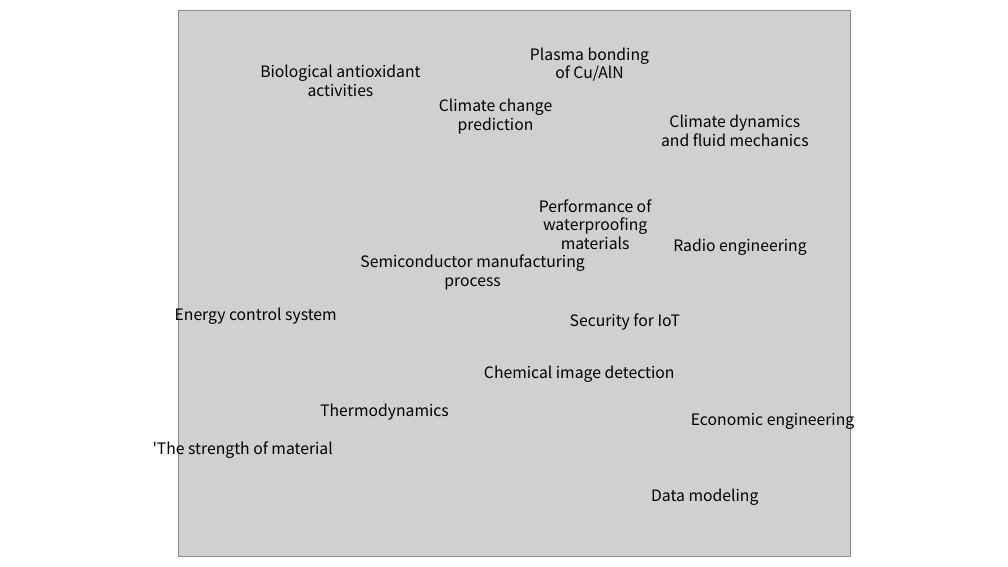
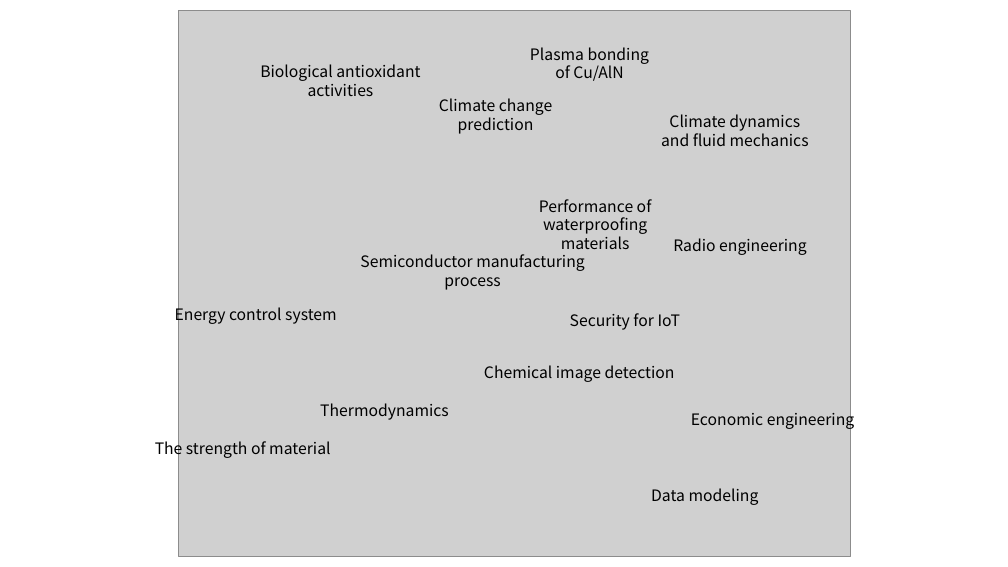
Before and after one commit to Kiminjo/Research-area-extract-from-papers, a slide deck: slide 1 of network_labeled.pptx. Drawn at 1008x567 pixels with LibreOffice and Linux fonts; fonts in the diff are those of the drawing; grey boxes stand for pictures; background and template pictures are left out. Boxes give left, top, right and bottom in pixels: in the first picture for what was removed or moved away, otherwise in the second. Text is boxed around its words. In the diff, an @@ line names an element or a change of style, - is before the commit and + after.

```diff
--- a/network_labeled.pptx
+++ b/network_labeled.pptx
@@ text at (155, 438, 330, 459): text changed @@
-'The strength of material
+The strength of material
```
Also in this commit, not shown: 1 other file.
